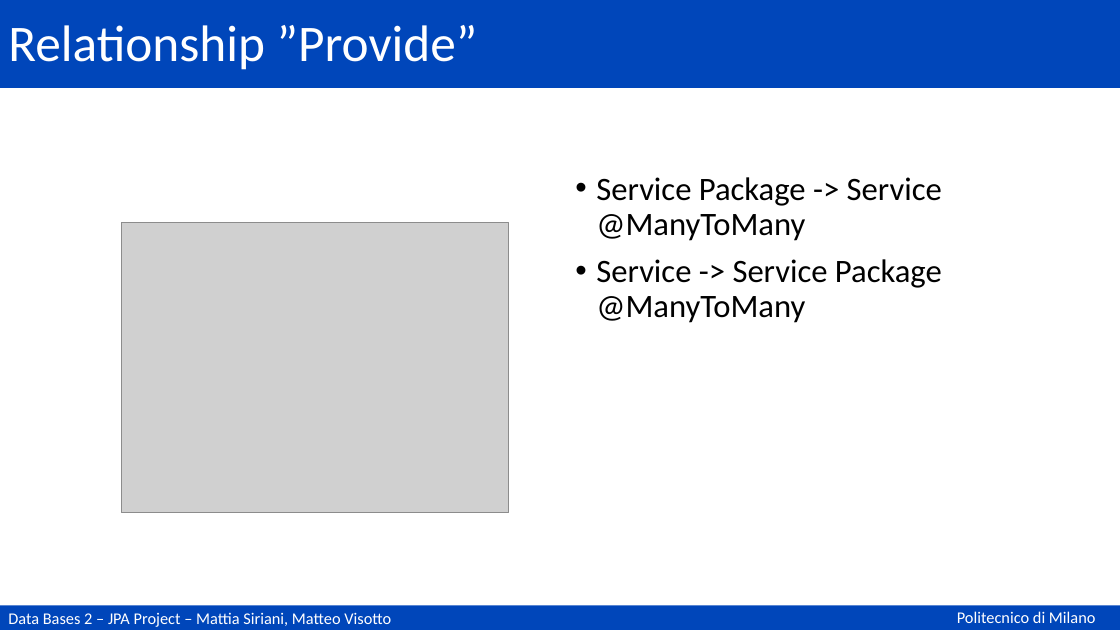
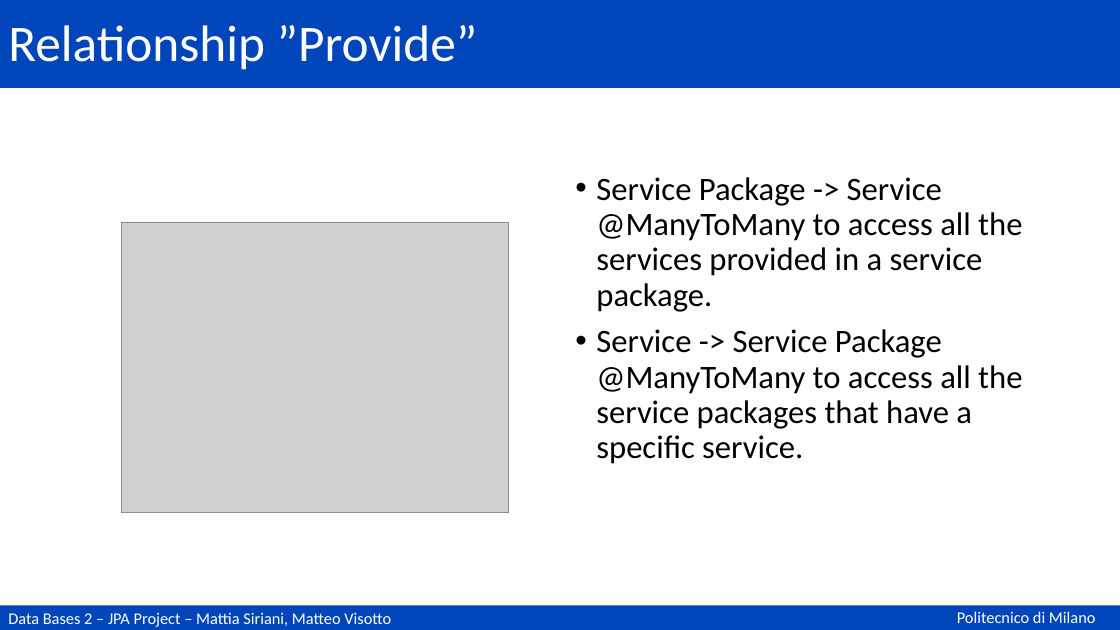
Before and after one commit to matteovisotto/DB2-SirianiVisotto, a slide deck: slide 61 of Documentation.pptx (slide 59 before the commit). Drawn at 1120x630 pixels with LibreOffice and Linux fonts; fonts in the diff are those of the drawing; grey boxes stand for pictures. Boxes give left, top, right and bottom in pixels: in the first picture for what was removed or moved away, otherwise in the second. Text is boxed around its words. In the diff, an @@ line names an element or a change of style, - is before the commit and + after.

```diff
--- a/Documentation.pptx
+++ b/Documentation.pptx
@@ text at (596, 177, 1022, 464): text changed @@
-• Service Package -> Service @ManyToMany
-• Service -> Service Package @ManyToMany
+• Service Package -> Service @ManyToMany to access all the services provided in a service package.
+• Service -> Service Package @ManyToMany to access all the service packages that have a specific service.
```
Also in this commit, not shown: 11 other slides changed, 2 slides added.
